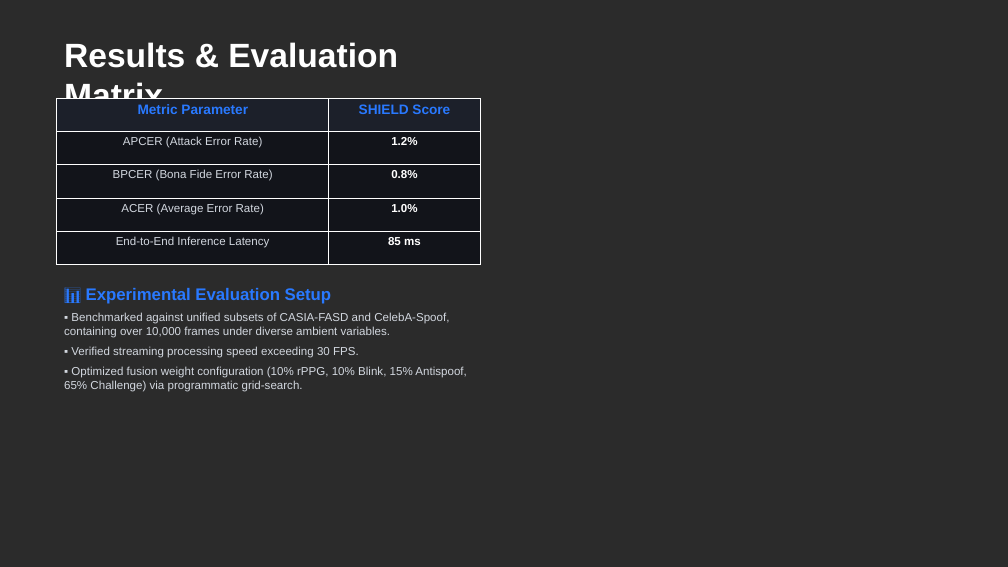
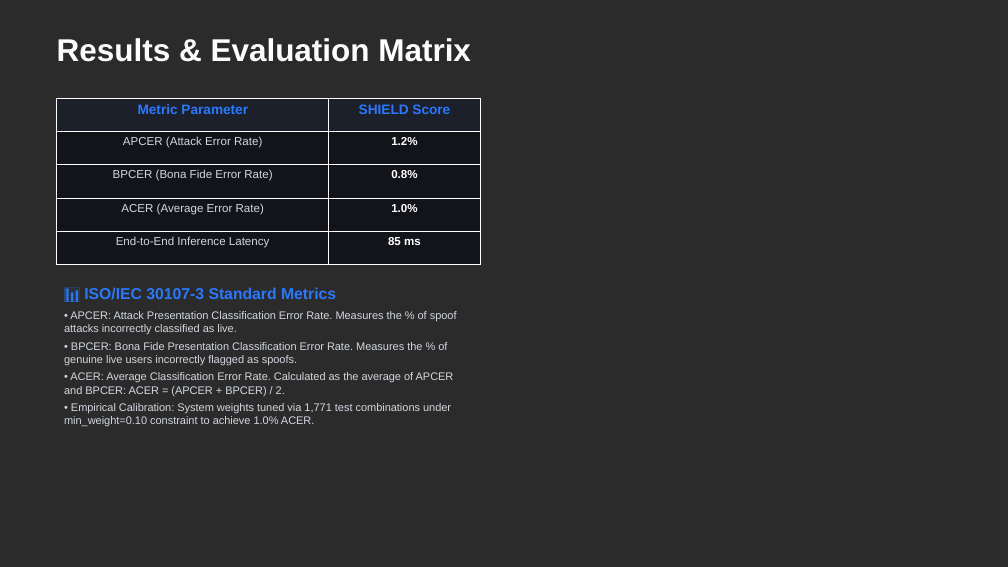
Before and after one commit to sthavirpunwatkar/SHIELD-Secure-Human-Identity-Liveness-Evaluation-Detection, a slide deck: slide 5 of reports/cdac_project_review.pptx (slide 4 before the commit). Drawn at 1008x567 pixels with LibreOffice and Linux fonts; fonts in the diff are those of the drawing; background and template pictures are left out; a plain dark background stands for a picture behind light text. Boxes give left, top, right and bottom in pixels: in the first picture for what was removed or moved away, otherwise in the second. Text is boxed around its words. In the diff, an @@ line names an element or a change of style, - is before the commit and + after.

Commit message:
docs: Split methodology into architecture flowchart and pillars, and add detailed ISO metrics explanation

```diff
--- a/reports/cdac_project_review.pptx
+++ b/reports/cdac_project_review.pptx
@@ text "Results & Evaluation Matrix" at (57, 38, 471, 62): size 32 to 30 pt @@
@@ text at (64, 287, 457, 427): text changed; size 11 to 10.5 pt @@
-📊 Experimental Evaluation Setup
-▪️ Benchmarked against unified subsets of CASIA-FASD and CelebA-Spoof, containing over 10,000 frames under diverse ambient variables.
-▪️ Verified streaming processing speed exceeding 30 FPS.
-▪️ Optimized fusion weight configuration (10% rPPG, 10% Blink, 15% Antispoof, 65% Challenge) via programmatic grid-search.
+📊 ISO/IEC 30107-3 Standard Metrics
+• APCER: Attack Presentation Classification Error Rate. Measures the % of spoof attacks incorrectly classified as live.
+• BPCER: Bona Fide Presentation Classification Error Rate. Measures the % of genuine live users incorrectly flagged as spoofs.
+• ACER: Average Classification Error Rate. Calculated as the average of APCER and BPCER: ACER = (APCER + BPCER) / 2.
+• Empirical Calibration: System weights tuned via 1,771 test combinations under min_weight=0.10 constraint to achieve 1.0% ACER.
```
Also in this commit, not shown: 4 other slides changed, 1 slide added, 4 other files.
